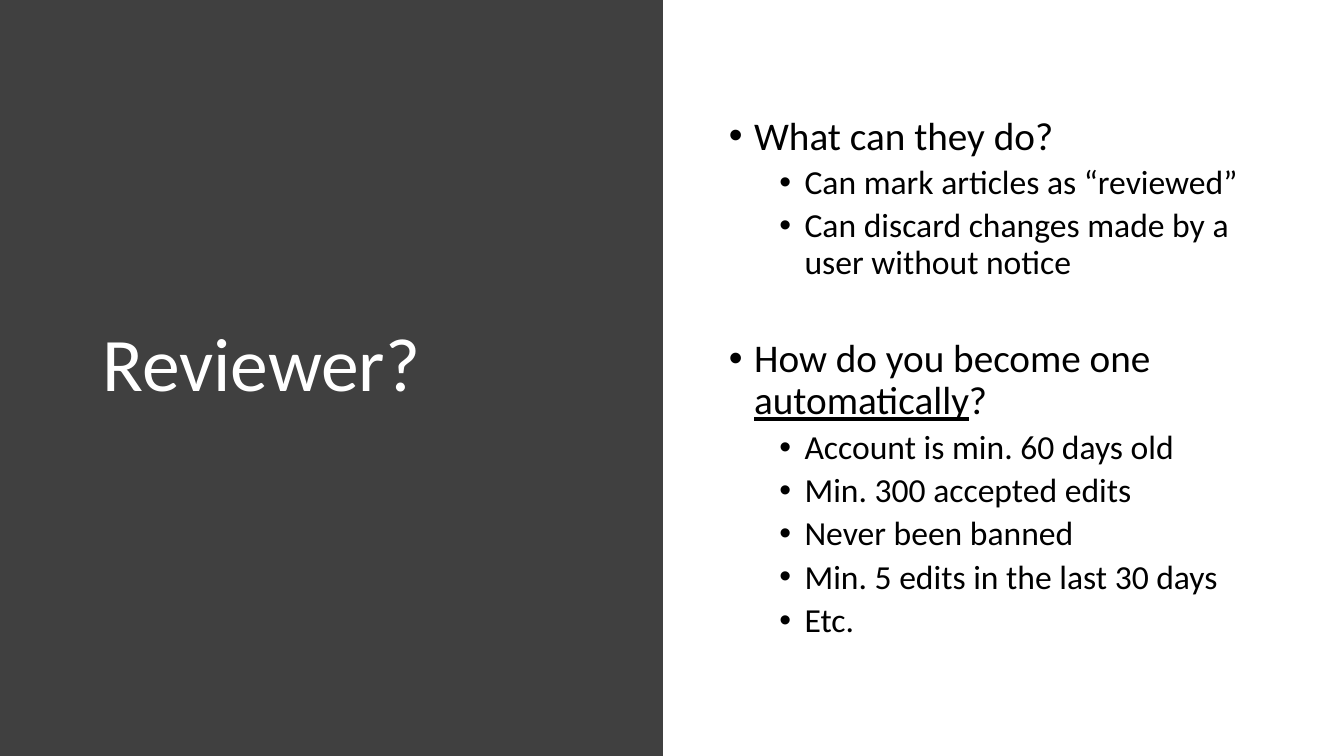
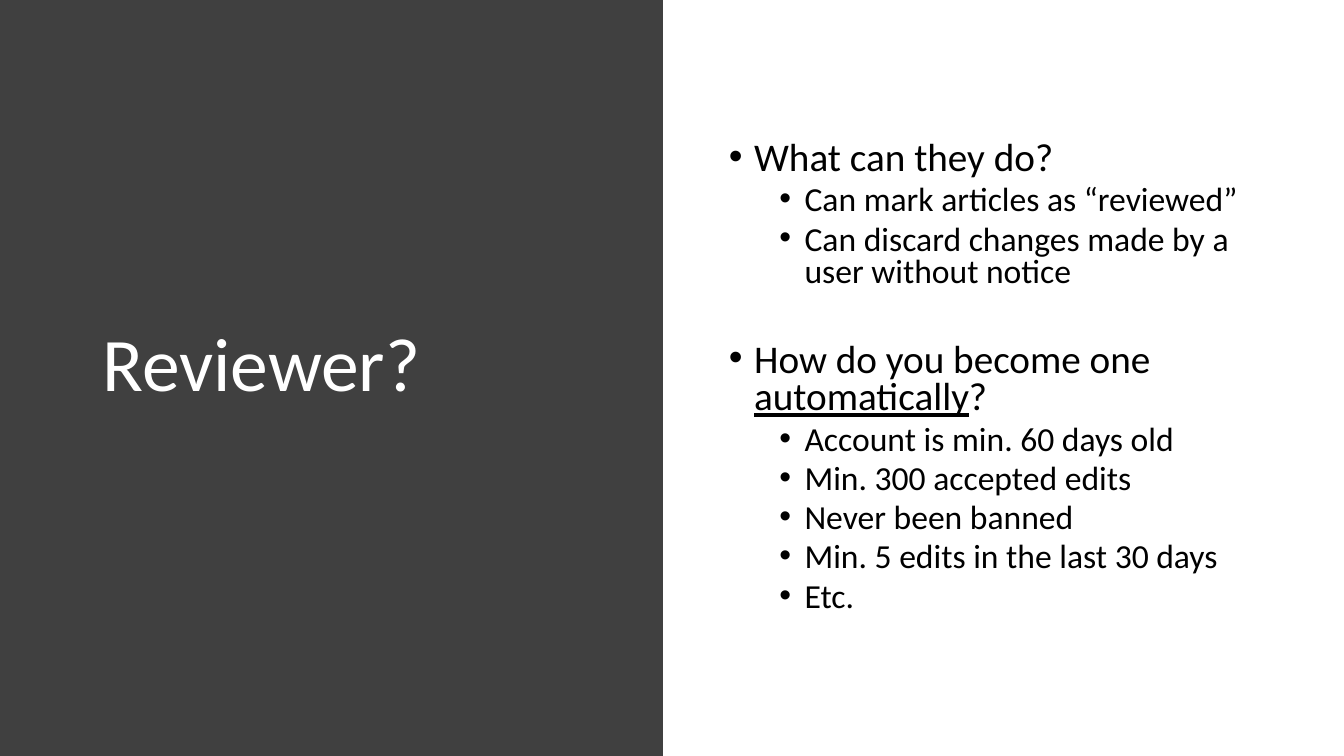
Before and after one commit to EvaJobst/EvaJobst.github.io, a slide deck: slide 11 of assets/FOT_Presentation.odp. Drawn at 1344x756 pixels with LibreOffice and Linux fonts; fonts in the diff are those of the drawing. Boxes give left, top, right and bottom in pixels: in the first picture for what was removed or moved away, otherwise in the second. Text is boxed around its words. In the diff, an @@ line names an element or a change of style, - is before the commit and + after.

```diff
--- a/assets/FOT_Presentation.odp
+++ b/assets/FOT_Presentation.odp
@@ text "What can they do?" at bbox=[754, 143, 1237, 609]: line spacing 0.9 to 0.8 @@
```
Also in this commit, not shown: 1 other slide changed, 2 other files.
